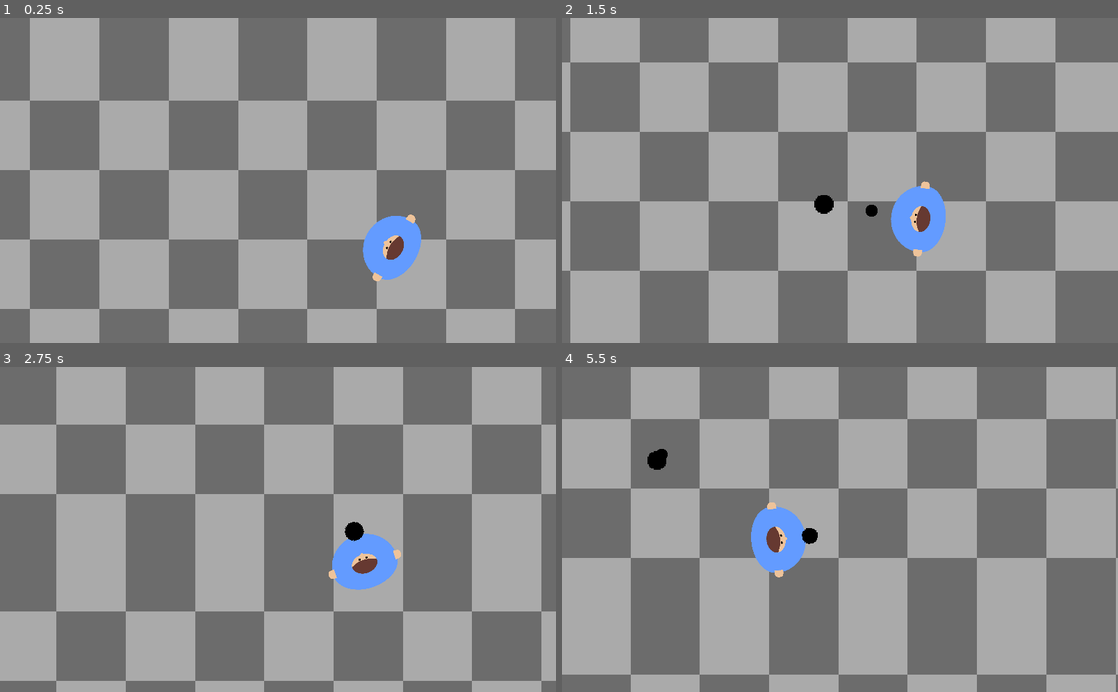
Above: before the commit, frames 1-4 (two rows, left to right).
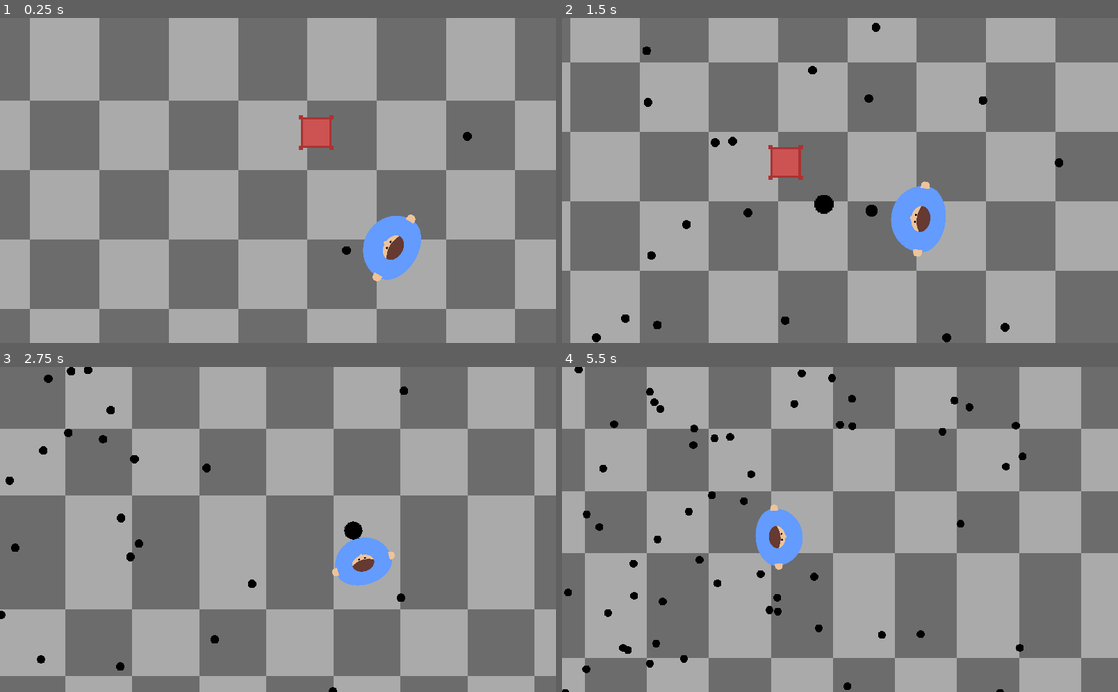
Above: after the commit, the same moments.

Repository: ThatCoolCoder/burger-man
Game: Godot game, scene res://scenes/Main.tscn
The game is run twice, just before and just after one commit, with the same random seed, the same clock (stepped at 60 frames per second) and the same inputs.
Inputs (mouse positions are in pixels of both pictures, inside the frame that each line leads up to):
- Up to frame 1 (0.25 s): no input
- Up to frame 2 (1.5 s): move the mouse to (962, 164) at 0.52 s; press the mouse at (962, 164) at 0.53 s; hold Right (move_right) 0.53-1.28 s; move the mouse to (728, 196) at 1.27 s; release the mouse at (728, 196) at 1.28 s; hold S (move_down) from 1.28 s (still down); click (728, 196) at 1.35 s
- Up to frame 3 (2.75 s): move the mouse to (333, 458) at 2.02 s; release S (move_down) at 2.03 s; press the mouse at (333, 458) at 2.03 s; hold Right (move_right) from 2.03 s (still down)
- Up to frame 4 (5.5 s): move the mouse to (812, 594) at 2.77 s; release Right (move_right) at 2.78 s; release the mouse at (812, 594) at 2.78 s; hold Up (move_up) 2.78-3.53 s; click (812, 594) at 2.85 s; move the mouse to (1006, 578) at 3.52 s; press the mouse at (1006, 578) at 3.53 s; hold A (move_left) 3.53-5.03 s; move the mouse to (673, 480) at 4.27 s; release the mouse at (673, 480) at 4.28 s; click (673, 480) at 4.35 s; move the mouse to (867, 529) at 5.02 s; press the mouse at (867, 529) at 5.03 s; hold S (move_down) from 5.03 s (still down)

The runs differ from the first frame. In frame 1, 0.6% of the frame differs, in the area x 53-85%, y 29-73%; in frame 2, 1.2%; in frame 3, 11%; in frame 4, 33%, in the area x 0-100%, y 0-100%.
Error after the commit: Invalid get index 'radius' (on base: 'previously freed instance'). (res://scripts/Player.gd:81)

Commit message:
Make growth stuff

Diff:
--- a/scenes/Bullet.tscn
+++ b/scenes/Bullet.tscn
@@ -5,7 +5,9 @@
 
 [sub_resource type="CircleShape2D" id=1]
 
-[node name="Bullet" type="Area2D"]
+[node name="Bullet" type="Area2D" groups=[
+"bullet",
+]]
 script = ExtResource( 1 )
 
 [node name="CollisionShape2D" type="CollisionShape2D" parent="."]
@@ -16,4 +18,5 @@
 
 [node name="VisibilityNotifier2D" type="VisibilityNotifier2D" parent="."]
 
+[connection signal="area_entered" from="." to="." method="_on_Bullet_area_entered"]
 [connection signal="viewport_exited" from="VisibilityNotifier2D" to="." method="_on_VisibilityNotifier2D_viewport_exited"]
--- a/scenes/Enemy.tscn
+++ b/scenes/Enemy.tscn
@@ -10,6 +10,7 @@
 "enemy",
 ]]
 script = ExtResource( 2 )
+speed = 100
 
 [node name="CollisionShape2D" type="CollisionShape2D" parent="."]
 shape = SubResource( 1 )
@@ -17,3 +18,5 @@
 [node name="Sprite" type="Sprite" parent="."]
 scale = Vector2( 4, 4 )
 texture = ExtResource( 1 )
+
+[connection signal="area_entered" from="." to="." method="_on_Enemy_area_entered"]
--- a/scenes/GrowthItem.tscn
+++ b/scenes/GrowthItem.tscn
@@ -1,5 +1,22 @@
-[gd_scene format=2]
+[gd_scene load_steps=4 format=2]
 
-[node name="GrowthItem" type="Node2D"]
+[ext_resource path="res://art/bullet.png" type="Texture" id=1]
+[ext_resource path="res://scripts/Growthitem.gd" type="Script" id=2]
 
-[node name="Sprite" type="Sprite" parent="."]
+[sub_resource type="CircleShape2D" id=1]
+radius = 8.3148
+
+[node name="GrowthItem" type="Area2D" groups=[
+"growth_item",
+]]
+script = ExtResource( 2 )
+
+[node name="Sprite" type="Sprite" parent="." groups=[
+"growth_item",
+]]
+texture = ExtResource( 1 )
+
+[node name="CollisionShape2D" type="CollisionShape2D" parent="."]
+shape = SubResource( 1 )
+
+[connection signal="area_entered" from="." to="." method="_on_GrowthItem_area_entered"]
--- a/scenes/Main.tscn
+++ b/scenes/Main.tscn
@@ -1,12 +1,16 @@
-[gd_scene load_steps=5 format=2]
+[gd_scene load_steps=7 format=2]
 
 [ext_resource path="res://scenes/Player.tscn" type="PackedScene" id=1]
 [ext_resource path="res://art/background.png" type="Texture" id=2]
 [ext_resource path="res://scripts/Main.gd" type="Script" id=3]
 [ext_resource path="res://scripts/Background.gd" type="Script" id=4]
+[ext_resource path="res://scenes/Enemy.tscn" type="PackedScene" id=5]
+[ext_resource path="res://scenes/GrowthItem.tscn" type="PackedScene" id=6]
 
 [node name="Main" type="Node2D"]
 script = ExtResource( 3 )
+growth_item_prefab = ExtResource( 6 )
+growth_item_rate = 30000.0
 
 [node name="Background" type="Sprite" parent="."]
 position = Vector2( 512.548, 298.491 )
@@ -20,3 +24,6 @@
 
 [node name="StartPosition" type="Position2D" parent="."]
 position = Vector2( 512.548, 298.491 )
+
+[node name="Enemy" parent="." instance=ExtResource( 5 )]
+position = Vector2( 344.326, 60.3894 )
--- a/scenes/Player.tscn
+++ b/scenes/Player.tscn
@@ -7,7 +7,9 @@
 [sub_resource type="CircleShape2D" id=1]
 radius = 58.7335
 
-[node name="Player" type="Area2D"]
+[node name="Player" type="Area2D" groups=[
+"player",
+]]
 script = ExtResource( 2 )
 bullet_prefab = ExtResource( 3 )
 
--- a/scripts/Bullet.gd
+++ b/scripts/Bullet.gd
@@ -21,3 +21,9 @@
 func set_radius(new_radius):
 	radius = new_radius
 	Utils.set_sprite_size($Sprite, Vector2(radius * 2, radius * 2), $Sprite.texture)
+
+
+func _on_Bullet_area_entered(area):
+	# Don't hit the player after just being shot
+	if not area.is_in_group("player"):
+		queue_free()
--- a/scripts/Enemy.gd
+++ b/scripts/Enemy.gd
@@ -14,3 +14,8 @@
 func move_towards(entity: Node2D, delta):
 	global_position.x = Utils.converge_value(global_position.x, entity.global_position.x, speed * delta)
 	global_position.y = Utils.converge_value(global_position.y, entity.global_position.y, speed * delta)
+
+
+func _on_Enemy_area_entered(area):
+	if area.is_in_group("bullet"):
+		queue_free()
--- /dev/null
+++ b/scripts/Growthitem.gd
@@ -0,0 +1,12 @@
+extends Node2D
+
+export var radius := 10.0 setget set_radius
+
+func set_radius(new_radius):
+	radius = new_radius
+	Utils.set_sprite_size($Sprite, Vector2(radius * 2, radius * 2), $Sprite.texture)
+	$CollisionShape2D.shape.radius = radius
+
+func _on_GrowthItem_area_entered(area):
+	if area.is_in_group("player"):
+		queue_free()
--- a/scripts/Main.gd
+++ b/scripts/Main.gd
@@ -1,11 +1,18 @@
 extends Node2D
 
+export (PackedScene) var growth_item_prefab
+export var growth_item_rate := 3.0
+export var growth_item_max_dist := 1000
 
-# Declare member variables here. Examples:
-# var a = 2
-# var b = "text"
-
-
-# Called when the node enters the scene tree for the first time.
 func _ready():
 	$Player.position = $StartPosition.position
+
+func _process(delta):
+	if randf() < growth_item_rate / 60:
+		var pos = Vector2(
+			rand_range(-growth_item_max_dist, growth_item_max_dist),
+			rand_range(-growth_item_max_dist, growth_item_max_dist)
+		)
+		var growth_item = growth_item_prefab.instance()
+		growth_item.position = pos
+		add_child(growth_item)
--- a/scripts/Player.gd
+++ b/scripts/Player.gd
@@ -7,7 +7,9 @@
 export var friction := 1000
 
 export var starting_radius := 60.0
-var radius = starting_radius setget set_radius
+var radius := starting_radius setget set_radius
+export var growth_rate := 0.1
+var max_zoom_rate = 0.2
 
 export var bullet_offset = Vector2(0, -64)
 export (PackedScene) var bullet_prefab
@@ -38,6 +40,7 @@
 
 	rotate_to_face_mouse()
 	position_bullet()
+	update_camera_zoom(delta)
 
 func walk(delta: float):
 	var move_direction := Vector2.ZERO
@@ -68,7 +71,8 @@
 		remove_child(crnt_bullet)
 		crnt_bullet.frozen = false
 		crnt_bullet.move_direction = offset.angle() - PI / 2
-		crnt_bullet.global_position = global_position + bullet_offset.rotated(global_rotation)
+		var true_bullet_offset = bullet_offset * (radius / starting_radius)
+		crnt_bullet.global_position = global_position + true_bullet_offset.rotated(global_rotation)
 		get_tree().root.add_child(crnt_bullet)
 		crnt_bullet = null
 
@@ -77,12 +81,24 @@
 		crnt_bullet.radius += bullet_charge_rate * delta
 		crnt_bullet.radius = min(crnt_bullet.radius, max_bullet_radius)
 
+# View things run every frame
+# ---------------------------
+
 func rotate_to_face_mouse():
 	rotation = (get_global_mouse_position() - global_position).angle() + PI / 2
 
 func position_bullet():
 	if crnt_bullet != null:
-		crnt_bullet.position = bullet_offset
+		crnt_bullet.position = bullet_offset * (radius / starting_radius)
+
+func update_camera_zoom(delta):
+	var true_zoom_rate = $Camera2D.zoom.x * max_zoom_rate * delta
+	var zoom = Utils.converge_value($Camera2D.zoom.x, radius / starting_radius, true_zoom_rate)
+	$Camera2D.zoom.x = zoom
+	$Camera2D.zoom.y = zoom
+
+# Signals
+# -------
 
 func _on_Player_area_entered(area):
 	if not alive:
@@ -92,12 +108,15 @@
 		print("Ouch!")
 		alive = false
 		$DieTimer.start()
+	if area.is_in_group("growth_item"):
+		set_radius(radius + area.radius * growth_rate)
 
 func _on_DieTimer_timeout():
 	emit_signal("dead")
 	print("Dead")
 
 func set_radius(new_radius):
+	print('radiussett')
 	radius = new_radius
 	$CollisionShape2D.shape.radius = radius
 	Utils.set_sprite_size($Sprite, Vector2(radius * 2, radius * 2), $Sprite.texture)
